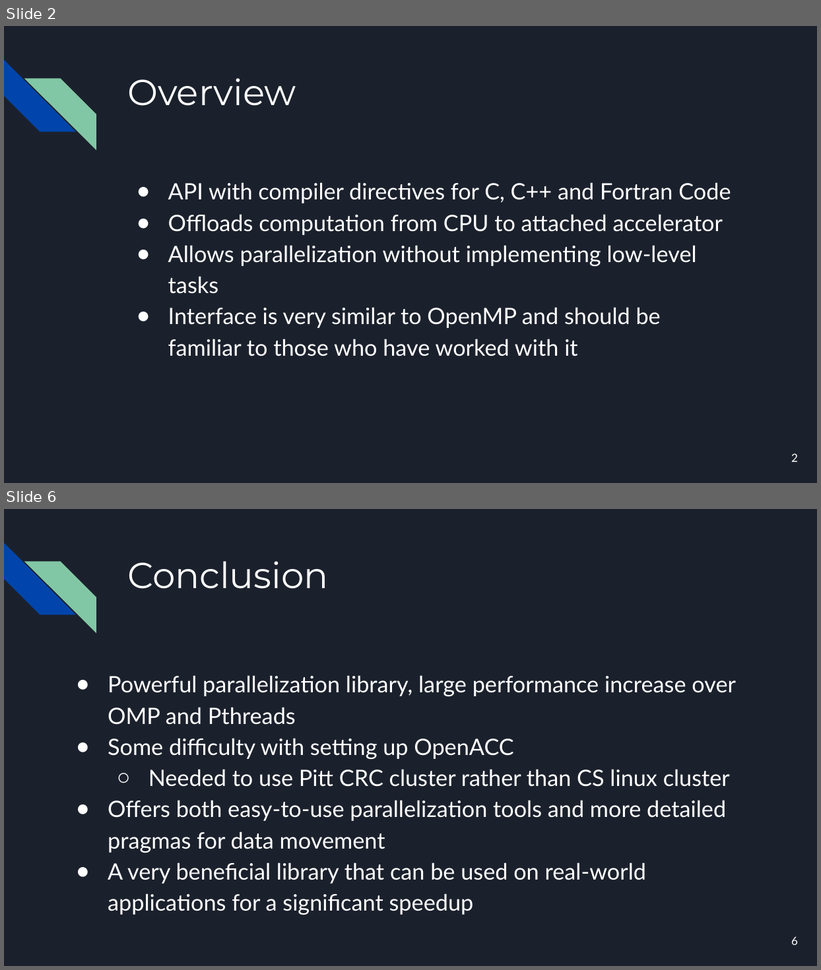
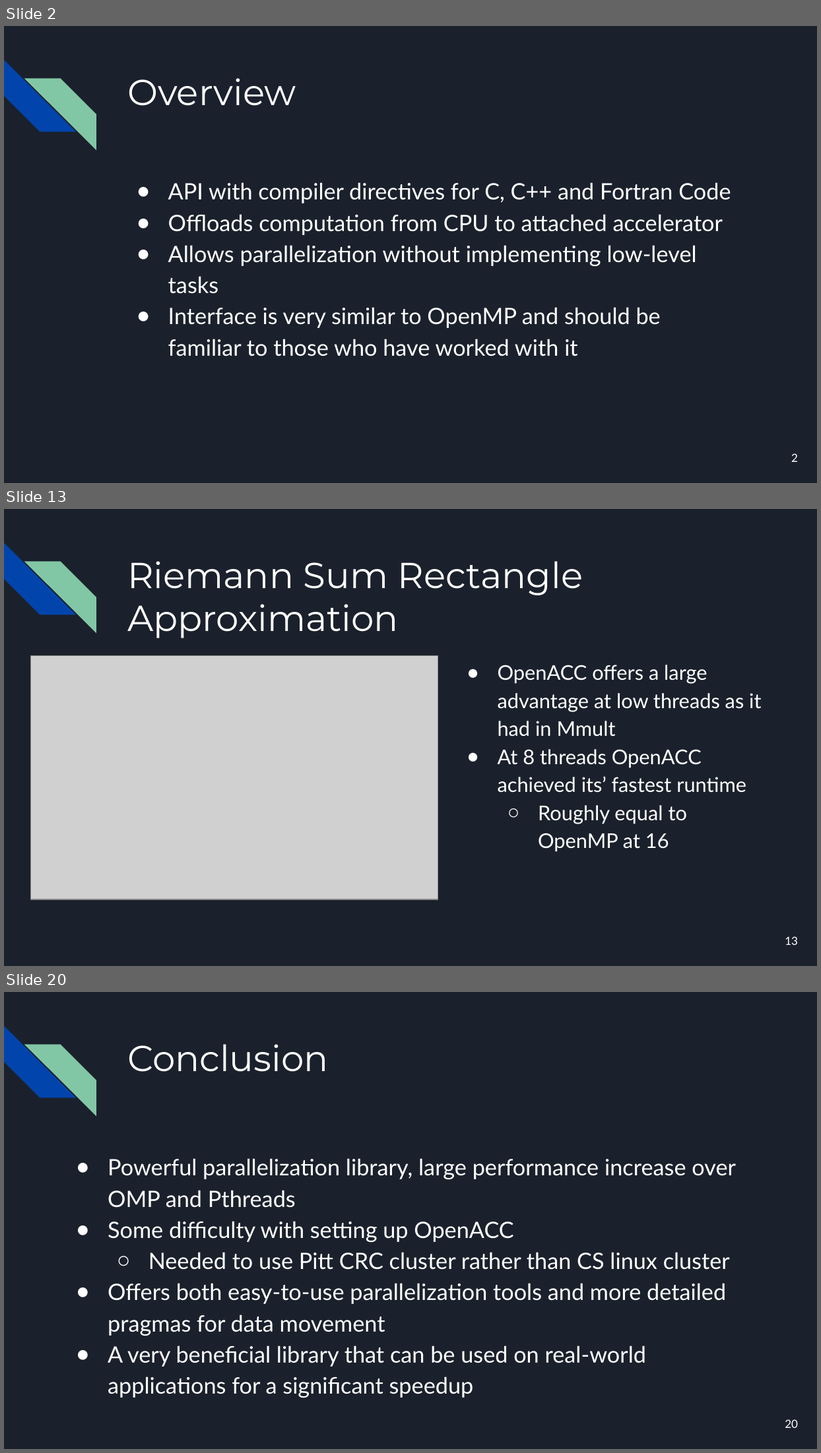
Before and after one commit to Jack-Ansley/1645Project, a slide deck: project.pptx. Shown one above the other, each under a label of ours: slides 2 and 6 before the commit, slides 2, 13 and 20 after it; the slides between them are not shown. The pictures are 821x970 and 821x1453 pixels, drawn with LibreOffice and Linux fonts; fonts in the diff are those of the drawing; grey boxes stand for pictures. Boxes give left, top, right and bottom in pixels: in the first picture for what was removed or moved away, otherwise in the second. Text is boxed around its words. In the diff, an @@ line names an element or a change of style, - is before the commit and + after.

```diff
--- a/project.pptx
+++ b/project.pptx
@@ slide 13 added at (x1=4, y1=509, x2=817, y2=966), background #1B212C; not listed: 2 template elements that a slide beside it also shows @@
@@ title added at (x1=127, y1=561, x2=583, y2=638), 32 pt, text #FFFFFF @@
+Riemann Sum Rectangle Approximation
@@ picture added at (x1=31, y1=656, x2=438, y2=900) @@
@@ text added at (x1=498, y1=665, x2=761, y2=852), 18 pt, text #FFFFFF @@
+● OpenACC offers a large advantage at low threads as it had in Mmult
+● At 8 threads OpenACC achieved its’ fastest runtime
+  ○ Roughly equal to OpenMP at 16
@@ page number added at (x1=785, y1=937, x2=798, y2=945), 10 pt, text #FFFFFF @@
+13
@@ what was slide 6 is now slide 20 @@
@@ page number at (x1=785, y1=1420, x2=798, y2=1428): text changed @@
-6
+20
```
Also in this commit, not shown: 3 slides changed, 13 other slides added.
